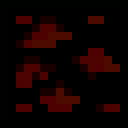
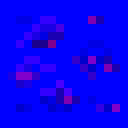
Layer changes from the first 128 × 128 image to the second:
"hi" (1st of 3): opacity 30% → 50%, painted on it over (16, 16, 120, 112)
painted on "mid" (1st of 3) over (16, 16, 104, 112)
painted on "low" (1st of 3) over (8, 16, 120, 104)
removed layer "m_base" over (0, 0, 128, 128)
hid "border", opacity 1% → 20%, painted on it over (0, 0, 128, 128)
hid "hi" (2nd of 3), opacity 5% → 1%, painted on it over (16, 16, 120, 112)
hid "mid" (2nd of 3), opacity 2% → 1%, painted on it over (8, 16, 112, 112)
hid "low" (2nd of 3), painted on it over (16, 16, 120, 112)
removed layer "e_base" over (0, 0, 128, 128)
painted on "mid" (3rd of 3) over (16, 40, 120, 112)
painted on "low" (3rd of 3) over (8, 16, 112, 112)
painted on "r_base" over (0, 0, 128, 128)
